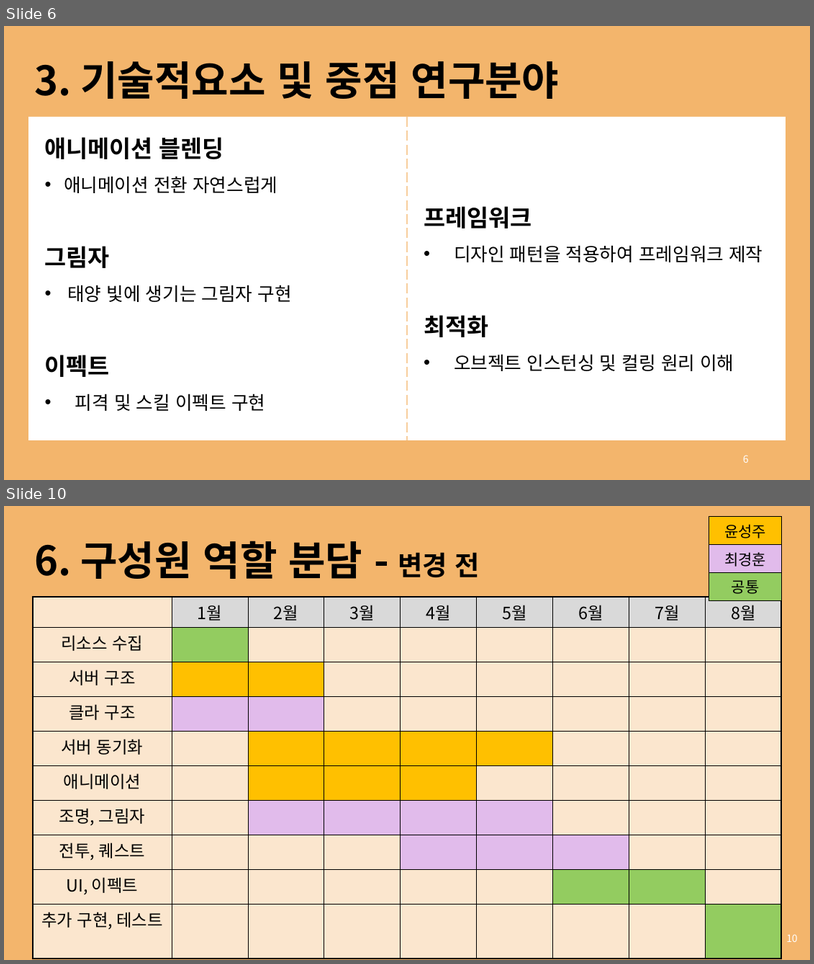
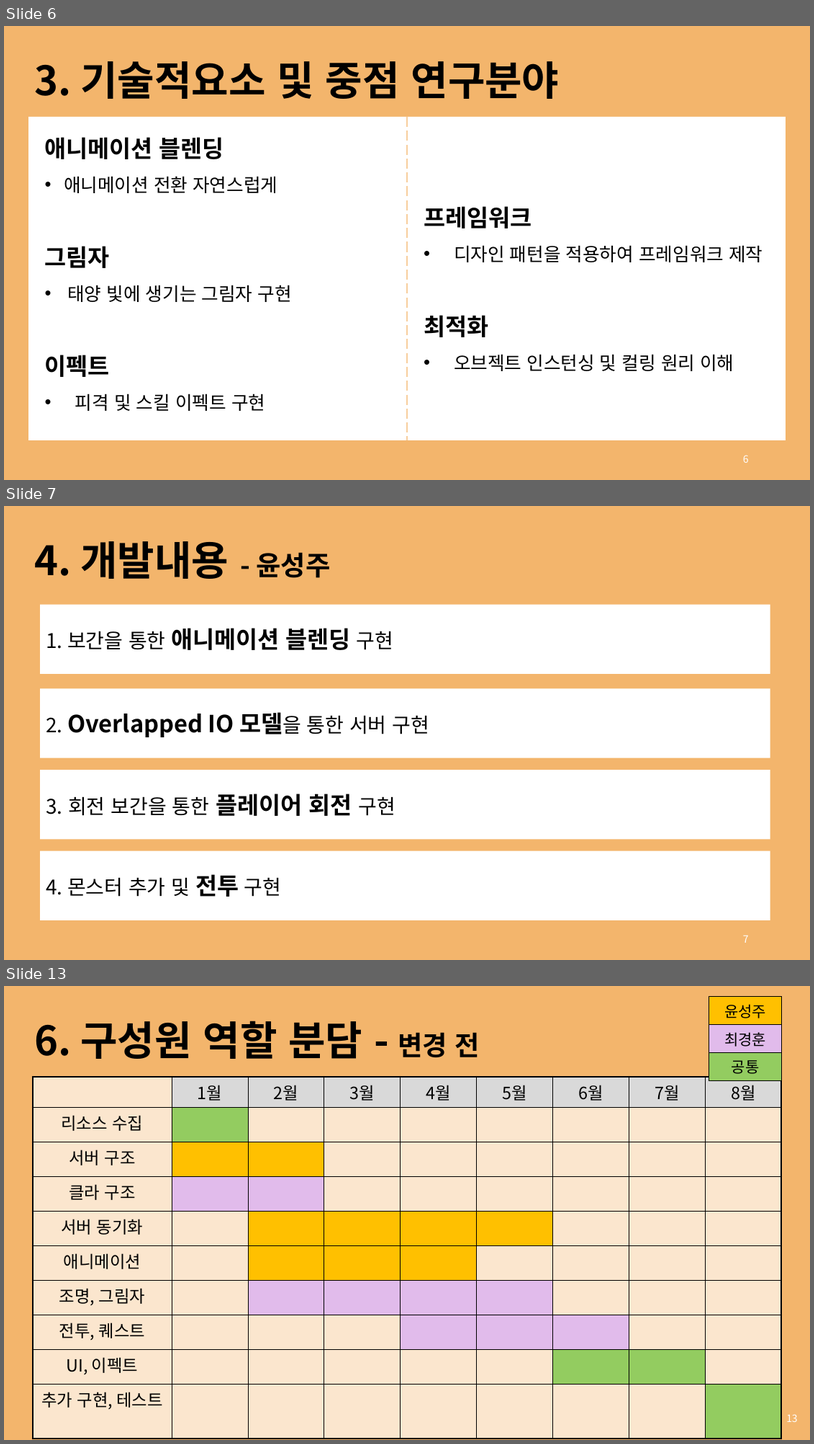
Before and after one commit to rg7155/2022_GraduationProject, a slide deck: 발표자료/2. 중간발표/의뢰인_윤성주, 최경훈.pptx. Shown one above the other, each under a label of ours: slides 6 and 10 before the commit, slides 6, 7 and 13 after it; the slides between them are not shown. The pictures are 814x964 and 814x1444 pixels, drawn with LibreOffice and Linux fonts; fonts in the diff are those of the drawing. Boxes give left, top, right and bottom in pixels: in the first picture for what was removed or moved away, otherwise in the second. Text is boxed around its words. In the diff, an @@ line names an element or a change of style, - is before the commit and + after.

Commit message:
바닥 이펙트 (플, 몬)  추가

```diff
--- a/발표자료/2. 중간발표/의뢰인_윤성주, 최경훈.pptx
+++ b/발표자료/2. 중간발표/의뢰인_윤성주, 최경훈.pptx
@@ slide 7 added at (4, 506, 810, 960), background #F3B56C @@
@@ text added at (35, 541, 331, 579), 48 pt, text #000000, bold @@
+4. 개발내용 - 윤성주
@@ rectangle added at (40, 605, 771, 674), fill #FFFFFF, 24 pt, text #000000 @@
+1. 보간을 통한 애니메이션 블렌딩 구현
@@ rectangle added at (40, 689, 771, 758), fill #FFFFFF, 28 pt, text #000000, bold @@
+2. Overlapped IO 모델을 통한 서버 구현
@@ rectangle added at (40, 770, 771, 839), fill #FFFFFF, 24 pt, text #000000 @@
+3. 회전 보간을 통한 플레이어 회전 구현
@@ rectangle added at (40, 851, 771, 921), fill #FFFFFF, 24 pt, text #000000 @@
+4. 몬스터 추가 및 전투 구현
@@ page number added at (743, 935, 749, 942), 12 pt, text #FFFFFF @@
+7
@@ what was slide 10 is now slide 13 @@
@@ page number at (787, 1414, 798, 1422): text changed @@
-10
+13
```
Also in this commit, not shown: 3 slides changed, 2 other slides added, 19 other files.
